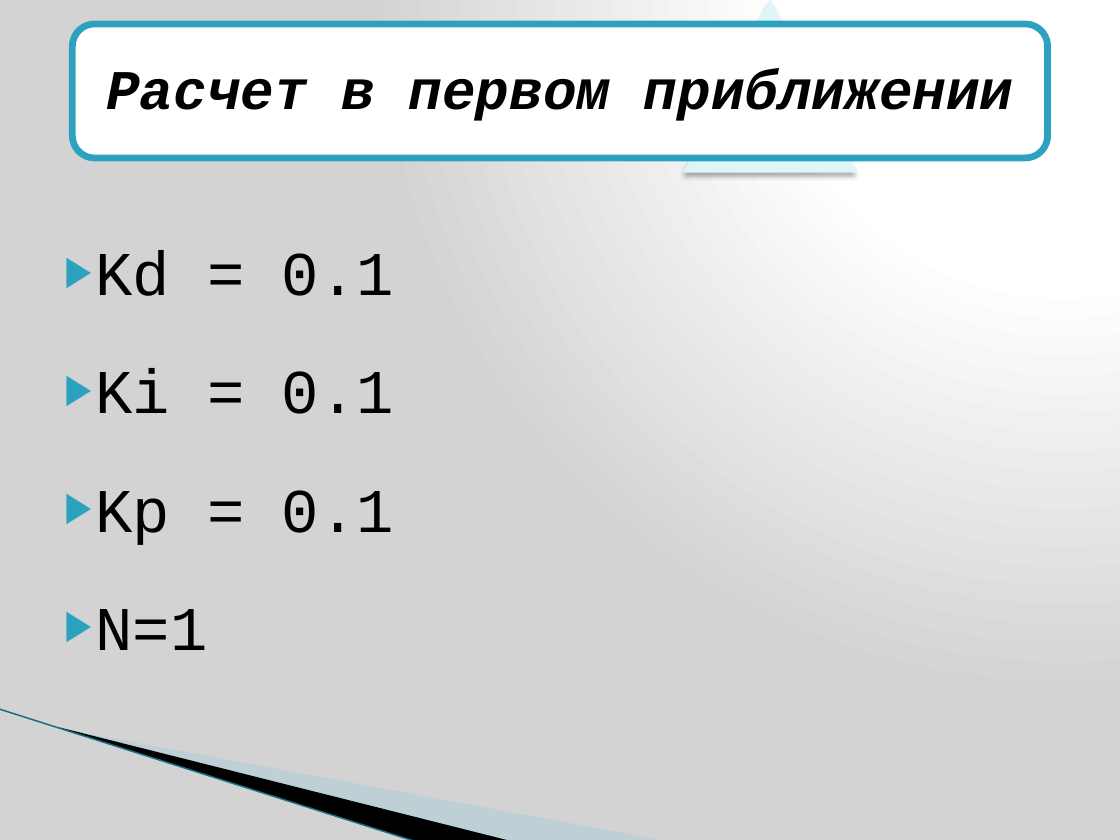
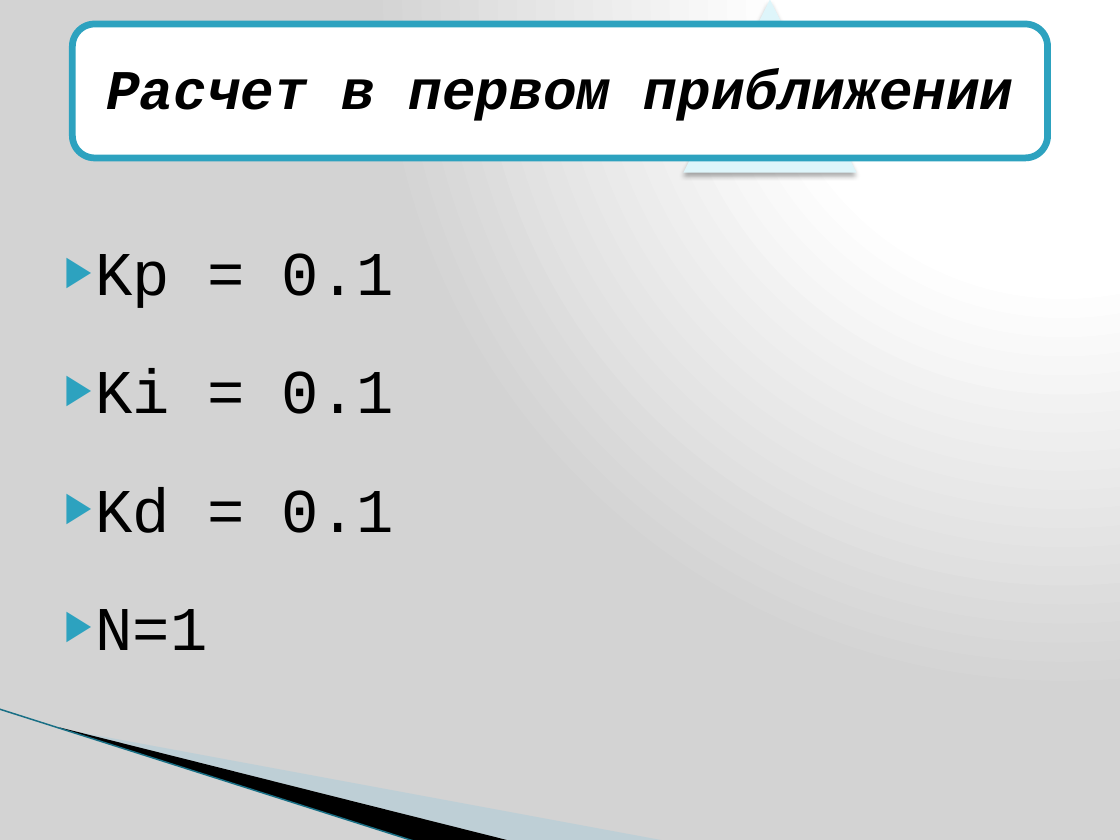
Before and after one commit to Srudyjj/DiplomaMaster, a slide deck: slide 8 of ПрезентацияПИД.pptx (slide 13 before the commit). Drawn at 1120x840 pixels with LibreOffice and Linux fonts; fonts in the diff are those of the drawing; background and template pictures are left out. Boxes give left, top, right and bottom in pixels: in the first picture for what was removed or moved away, otherwise in the second. Text is boxed around its words. In the diff, an @@ line names an element or a change of style, - is before the commit and + after.

```diff
--- a/ПрезентацияПИД.pptx
+++ b/ПрезентацияПИД.pptx
@@ text at (95, 253, 394, 414): paragraphs added @@
+▶ Kp = 0.1
+▶ Ki = 0.1
@@ text at (95, 369, 394, 545): paragraphs removed @@
-▶ Ki = 0.1
-▶ Kp = 0.1
```
Also in this commit, not shown: 6 other slides changed, 5 slides added, 16 slides removed, 3 other files.
